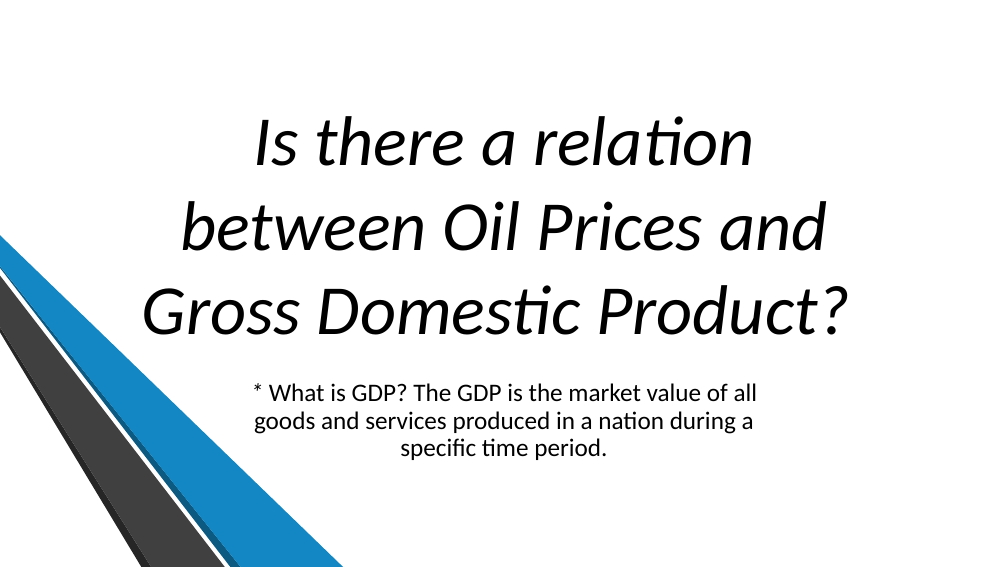
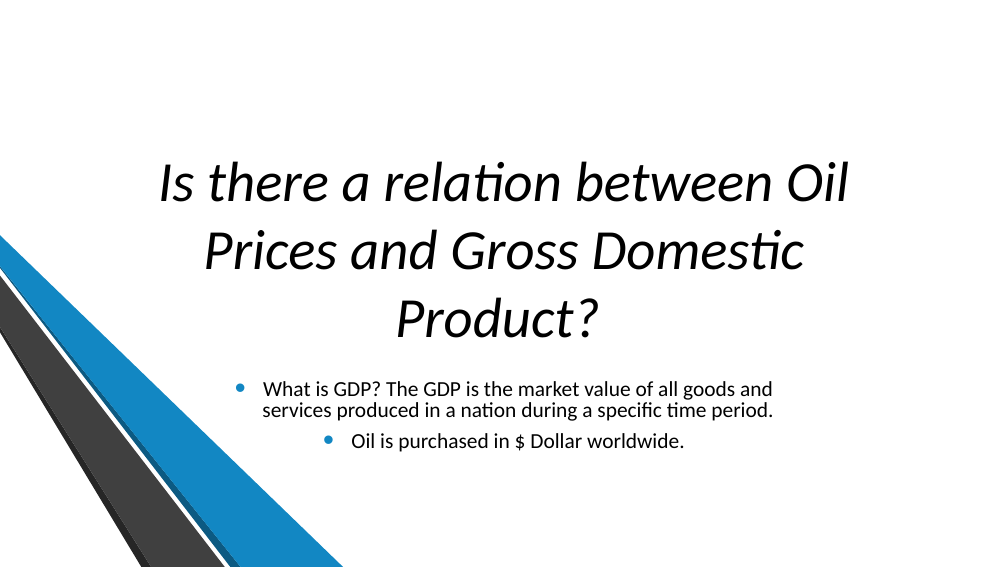
Before and after one commit to ssalguero626/Project-1, a slide deck: slide 2 of Project Power Point.pptx. Drawn at 1008x567 pixels with LibreOffice and Linux fonts; fonts in the diff are those of the drawing; background and template pictures are left out. Boxes give left, top, right and bottom in pixels: in the first picture for what was removed or moved away, otherwise in the second. Text is boxed around its words. In the diff, an @@ line names an element or a change of style, - is before the commit and + after.

```diff
--- a/Project Power Point.pptx
+++ b/Project Power Point.pptx
@@ title "Is there a relation between ..." at [158, 161, 849, 338]: size 67 to 54 pt @@
@@ subtitle at [262, 381, 773, 452]: text changed; size 24 to 20.4 pt @@
-* What is GDP? The GDP is the market value of all goods and services produced in a nation during a specific time period.
+• What is GDP? The GDP is the market value of all goods and services produced in a nation during a specific time period.
+• Oil is purchased in $ Dollar worldwide.
```
Also in this commit, not shown: 2 other slides changed.
